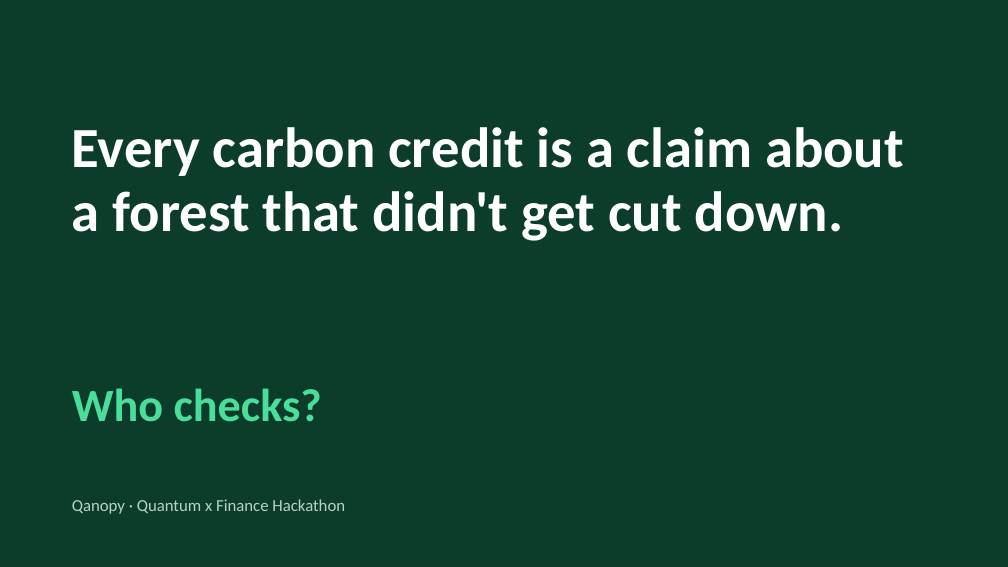
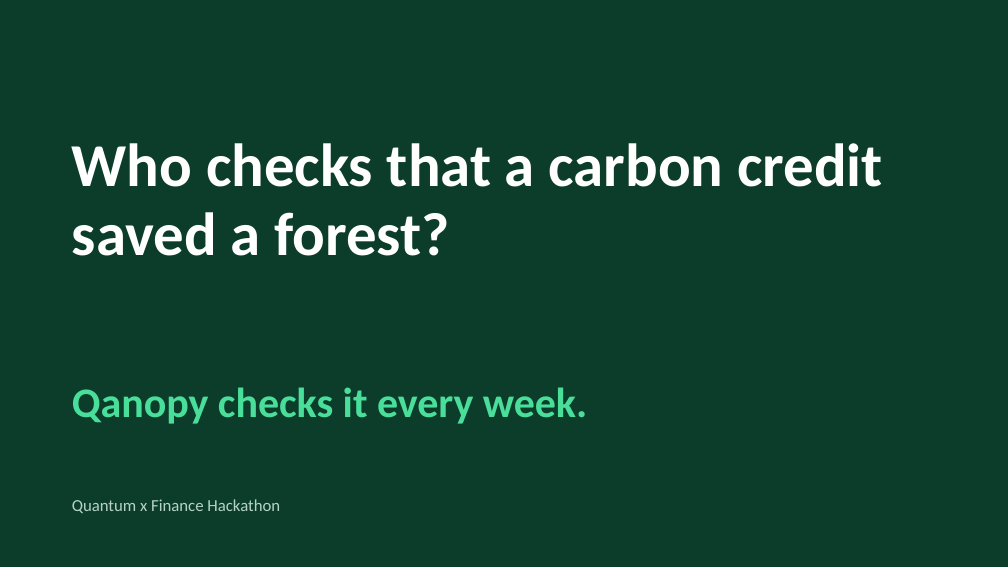
Before and after one commit to Quantum-hackathon-Qanopy/Parcel_finder, a slide deck: slide 1 of docs/Qanopy_pitch.pptx. Drawn at 1008x567 pixels with LibreOffice and Linux fonts; fonts in the diff are those of the drawing. Boxes give left, top, right and bottom in pixels: in the first picture for what was removed or moved away, otherwise in the second. Text is boxed around its words. In the diff, an @@ line names an element or a change of style, - is before the commit and + after.

```diff
--- a/docs/Qanopy_pitch.pptx
+++ b/docs/Qanopy_pitch.pptx
@@ text at (72, 143, 883, 256): text changed; size 54 to 58 pt @@
-Every carbon credit is a claim about a forest that didn't get cut down.
+Who checks that a carbon credit saved a forest?
@@ text at (72, 387, 587, 424): text changed; size 44 to 40 pt @@
-Who checks?
+Qanopy checks it every week.
@@ text at (72, 499, 280, 513): text changed @@
-Qanopy · Quantum x Finance Hackathon
+Quantum x Finance Hackathon
```
Also in this commit, not shown: 2 other slides changed, 4 slides added, 4 slides removed, 2 other files.
